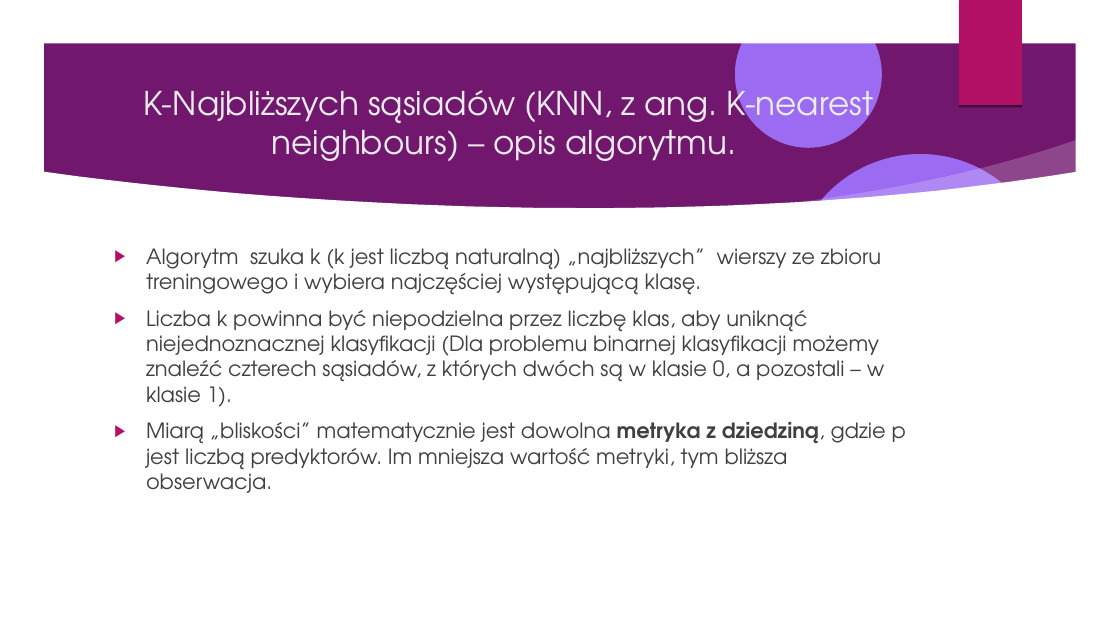
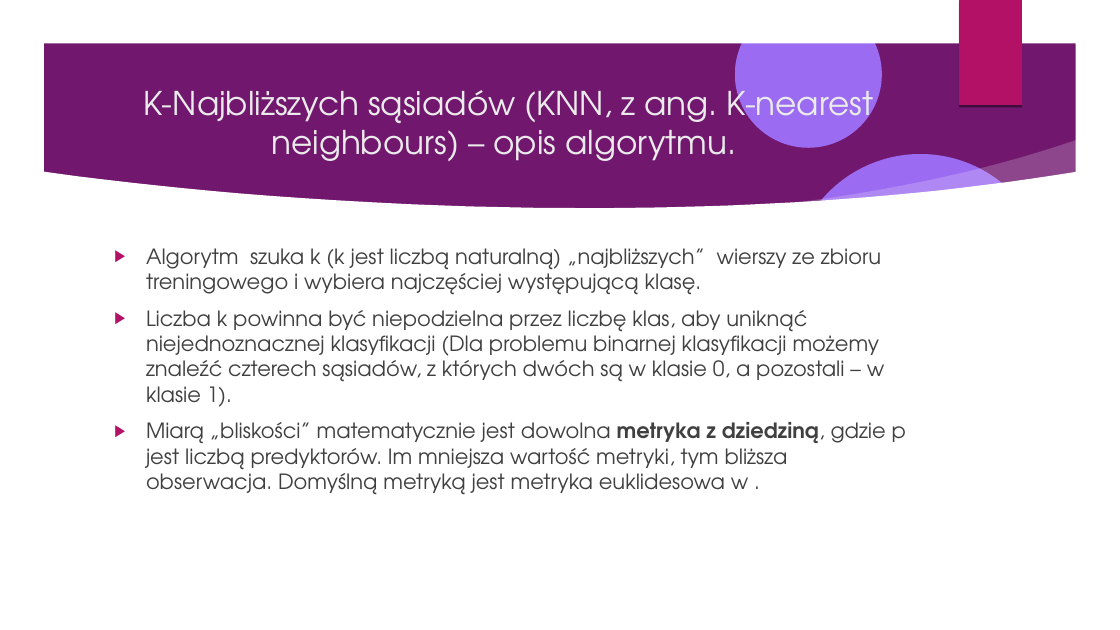
Before and after one commit to Pawel-Tomasz-Nowak/Scientific-collaboration, a slide deck: slide 9 of EmissionAnalysis/Prezentacja projektu.odp (slide 8 before the commit). Drawn at 1120x630 pixels with LibreOffice and Linux fonts; fonts in the diff are those of the drawing; background and template pictures are left out. Boxes give left, top, right and bottom in pixels: in the first picture for what was removed or moved away, otherwise in the second. Text is boxed around its words. In the diff, an @@ line names an element or a change of style, - is before the commit and + after.

```diff
--- a/EmissionAnalysis/Prezentacja projektu.odp
+++ b/EmissionAnalysis/Prezentacja projektu.odp
@@ text at (146,422,906,495): text changed @@
-▶ Miarą „bliskości” matematycznie jest dowolna metryka z dziedziną, gdzie p jest liczbą predyktorów. Im mniejsza wartość metryki, tym bliższa obserwacja.
+▶ Miarą „bliskości” matematycznie jest dowolna metryka z dziedziną, gdzie p jest liczbą predyktorów. Im mniejsza wartość metryki, tym bliższa obserwacja. Domyślną metryką jest metryka euklidesowa w .
```
Also in this commit, not shown: 1 other slide changed, 11 slides added, 6 slides removed, 3 other files.
